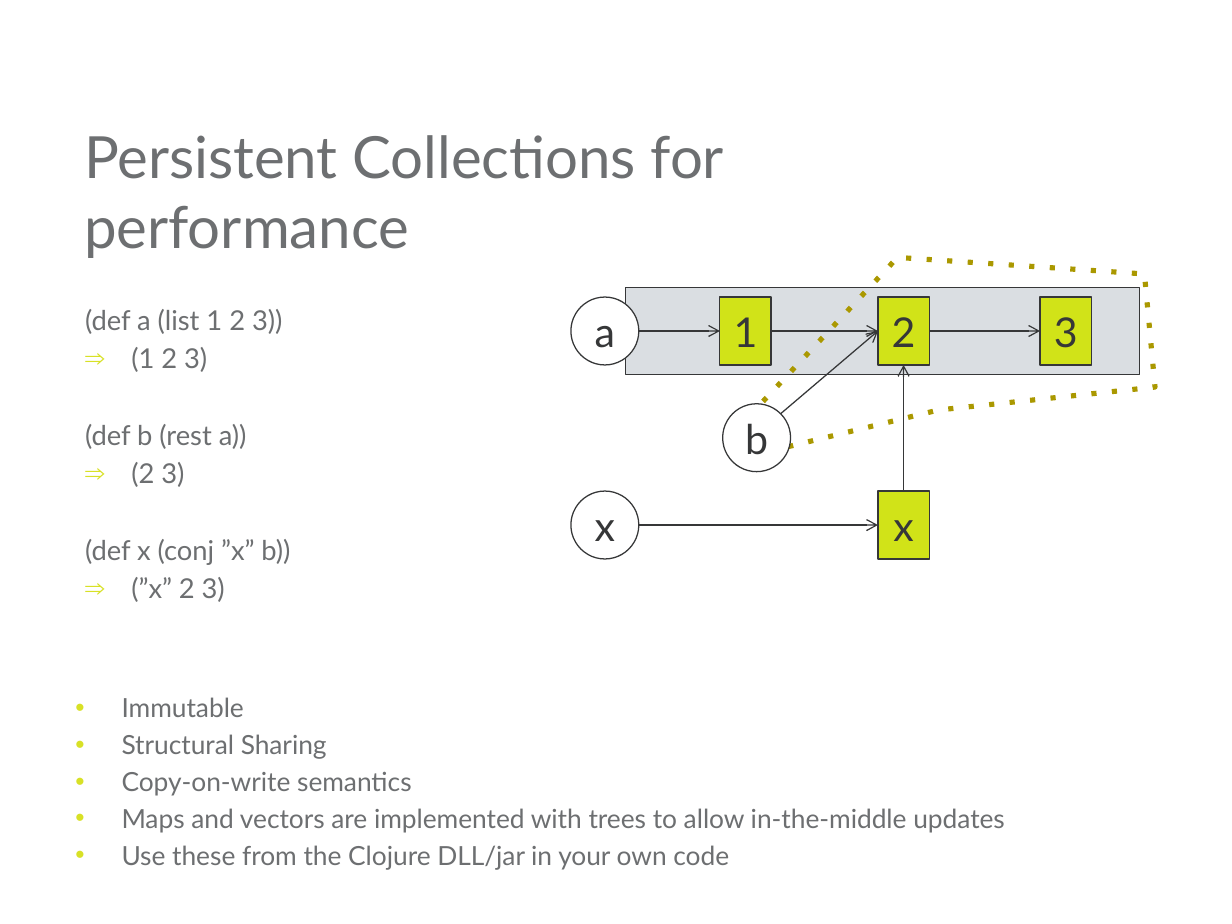
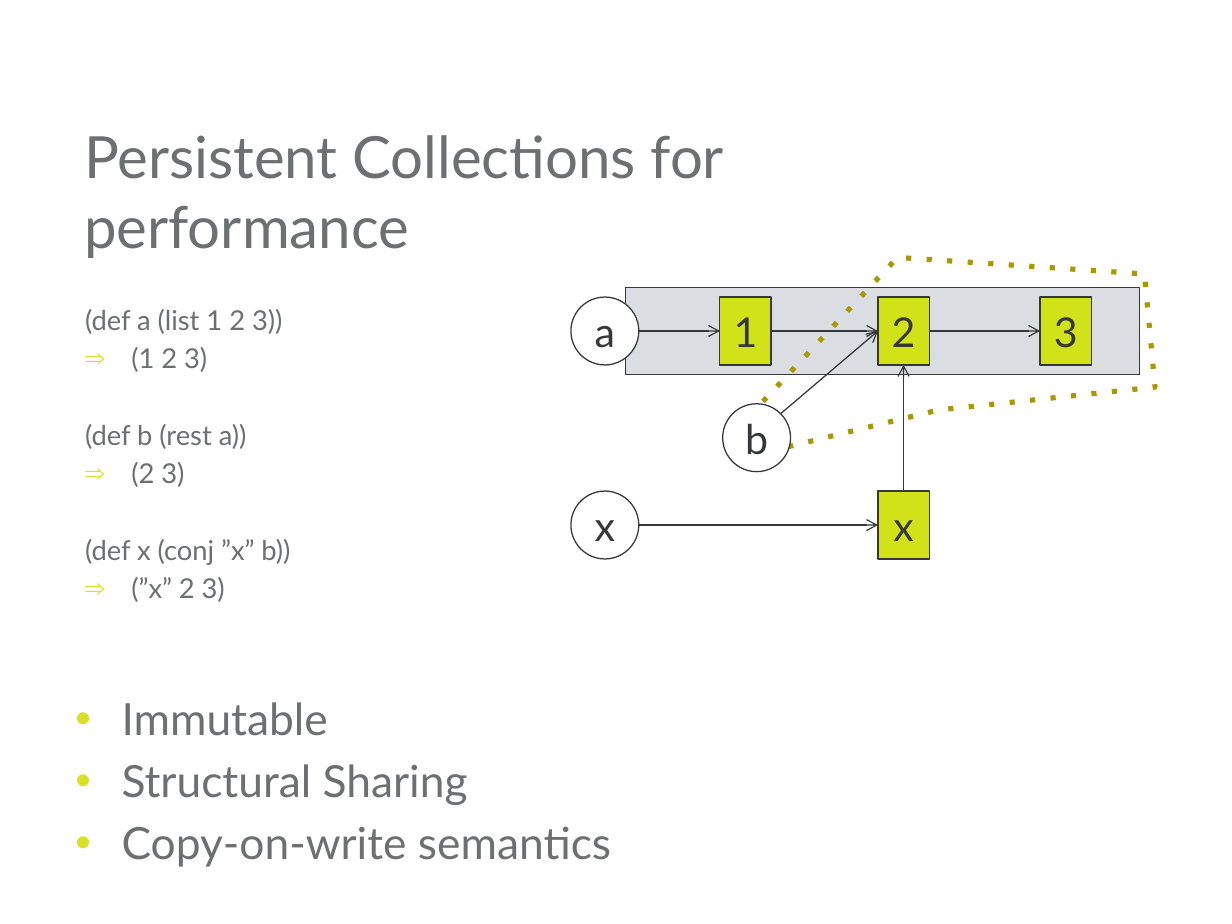
Before and after one commit to mjul/top-10-clojure-ndc-2011, a slide deck: slide 13 of Top Things to Learn From Clojure.pptx (slide 11 before the commit). Drawn at 1232x924 pixels with LibreOffice and Linux fonts; fonts in the diff are those of the drawing; background and template pictures are left out. Boxes give left, top, right and bottom in pixels: in the first picture for what was removed or moved away, otherwise in the second. Text is boxed around its words. In the diff, an @@ line names an element or a change of style, - is before the commit and + after.

```diff
--- a/Top Things to Learn From Clojure.pptx
+++ b/Top Things to Learn From Clojure.pptx
@@ text "Immutable" at <box>122,702,611,867</box>: size 15.4 to 25.9 pt; more space between paragraphs @@
@@ text at <box>122,808,1005,870</box>: paragraphs removed @@
-• Maps and vectors are implemented with trees to allow in-the-middle updates
-• Use these from the Clojure DLL/jar in your own code
```
Also in this commit, not shown: 11 other slides changed, 3 slides added, 1 slide removed.
